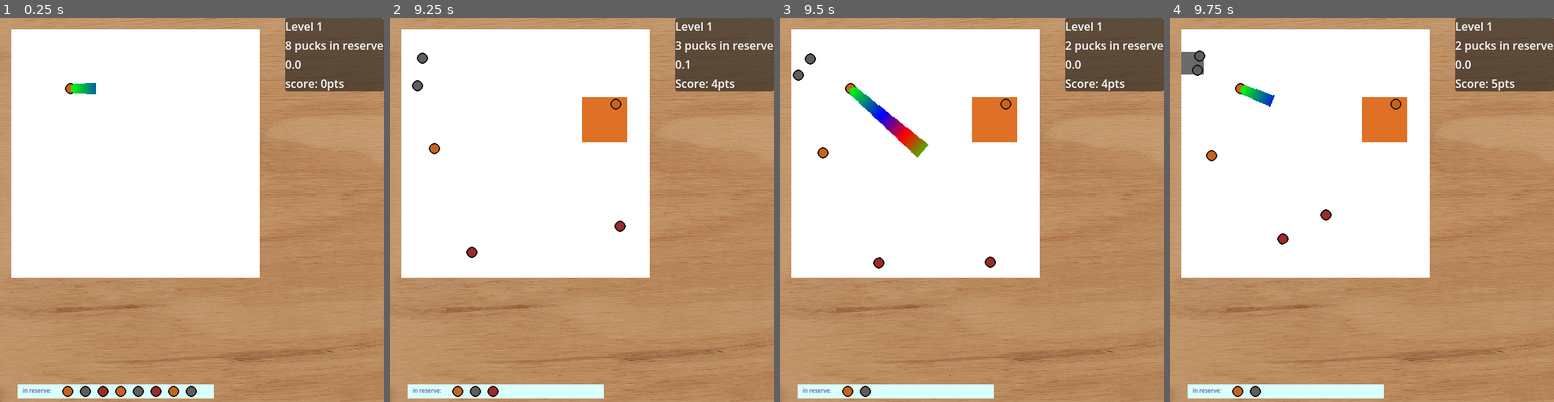
Above: before the commit, frames 1-4 (left to right).
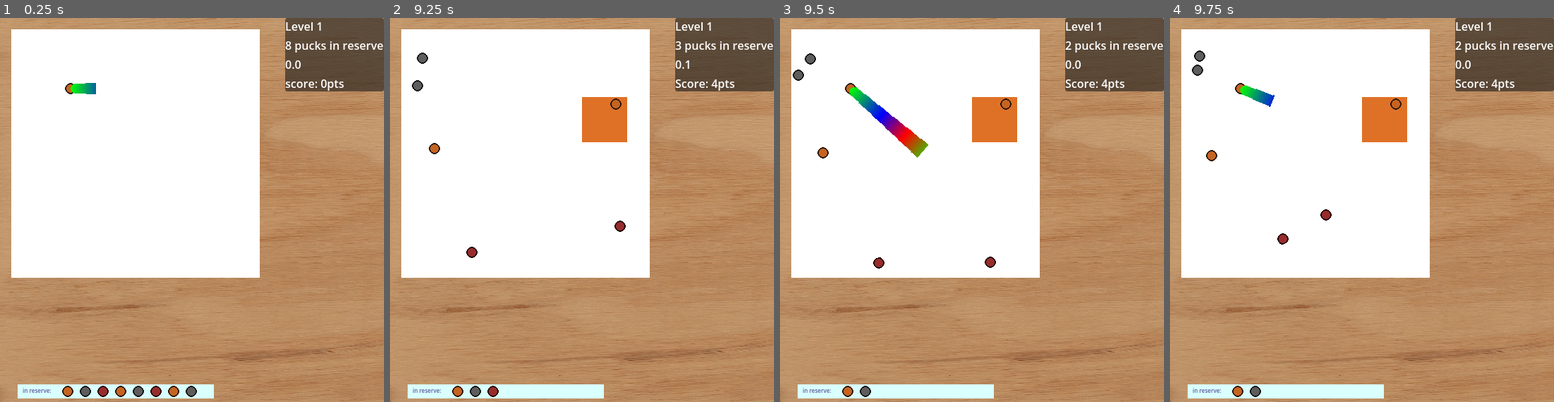
Above: after the commit, the same moments.

Repository: autumn-heights/levelherup-jam-2026
Game: Godot game, scene res://scenes/world.tscn
Two runs of this game, one before a commit and one after it. Both use one fixed random seed, a clock stepped at 60 frames per second and the inputs below.
Inputs (mouse positions are in pixels of both pictures, inside the frame that each line leads up to):
- Up to frame 1 (0.25 s): no input
- Up to frame 2 (9.25 s): tap Enter at 0.5 s; move the mouse to (562, 286) at 0.52 s; press the mouse at (562, 286) at 0.53 s; tap Space at 1.25 s; move the mouse to (697, 267) at 1.27 s; release the mouse at (697, 267) at 1.28 s; click (697, 267) at 1.35 s; move the mouse to (466, 152) at 2.02 s; press the mouse at (466, 152) at 2.03 s; move the mouse to (601, 210) at 2.77 s; release the mouse at (601, 210) at 2.78 s; click (601, 210) at 2.85 s; move the mouse to (524, 114) at 3.52 s; press the mouse at (524, 114) at 3.53 s; move the mouse to (666, 190) at 4.27 s; release the mouse at (666, 190) at 4.28 s; click (666, 190) at 4.35 s; move the mouse to (505, 229) at 5.02 s; press the mouse at (505, 229) at 5.03 s; move the mouse to (620, 125) at 5.77 s; release the mouse at (620, 125) at 5.78 s; click (620, 125) at 5.85 s; move the mouse to (562, 286) at 6.52 s; press the mouse at (562, 286) at 6.53 s; move the mouse to (697, 267) at 7.27 s; release the mouse at (697, 267) at 7.28 s; click (697, 267) at 7.35 s; move the mouse to (466, 152) at 8.02 s; press the mouse at (466, 152) at 8.03 s; move the mouse to (601, 210) at 8.77 s; release the mouse at (601, 210) at 8.78 s; click (601, 210) at 8.85 s
- Up to frame 3 (9.5 s): no input
- Up to frame 4 (9.75 s): move the mouse to (1304, 114) at 9.52 s; press the mouse at (1304, 114) at 9.53 s

Frames 1-3 are identical in both runs. In frame 4, 0.3% of the frame differs, in the area x 2-86%, y 8-19%.

Commit message:
no negative space scoring

Diff:
--- a/fill-bucket-golf/World/level_grid.gd
+++ b/fill-bucket-golf/World/level_grid.gd
@@ -56,6 +56,8 @@
 	var local = to_local(puck.position)
 	var map = local_to_map(local)
 	var artmap :ArtMap  = GetCell(map.x, map.y)
+	if (artmap.Region == 0):
+		return 0
 	#flip colour - bug
 	var colour = Vector2i(puck.colour_id.y, puck.colour_id.x)
 	return SetRegion(artmap.Region, colour)
